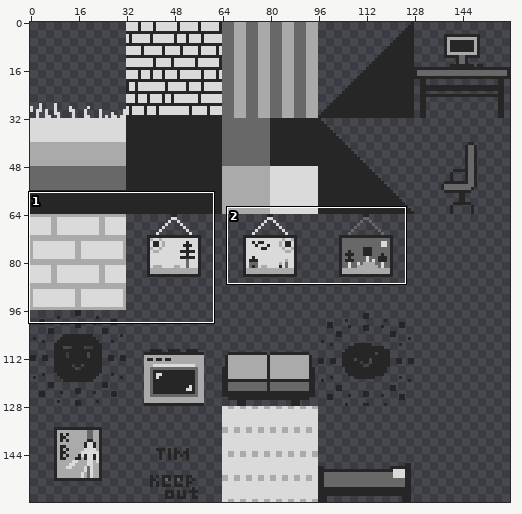
Sprite sheet: assets/ground.png. Above, an overview of the earlier version with the close-up marked.
Close-up. First the earlier version:
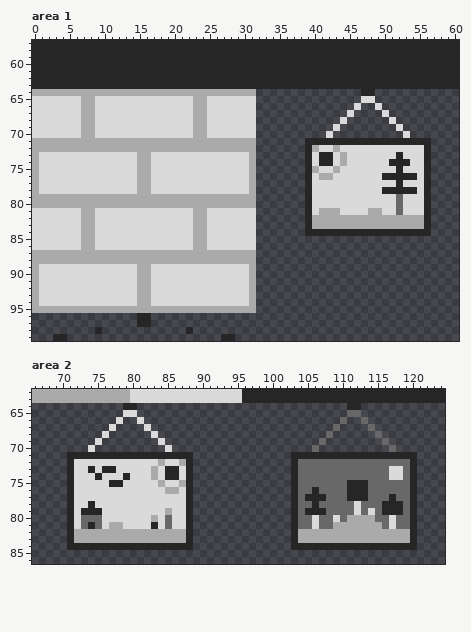
The file is 160x160 pixels. Shown: area 1: x 0..60, y 57..99; area 2: x 66..124, y 62..86. The commit also changed other parts of the picture, which this record leaves out.
After:
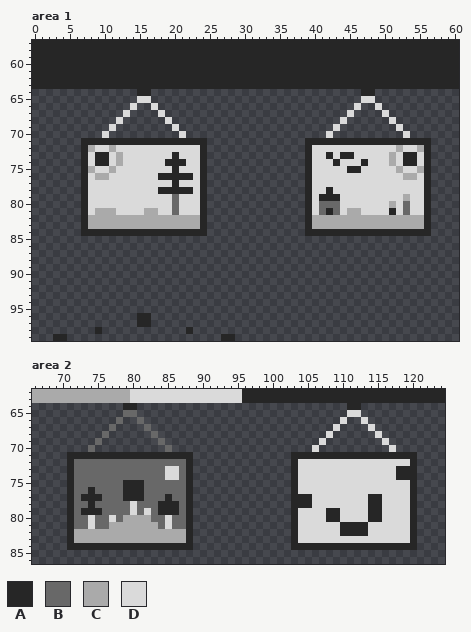
Palette (. is transparent): A #262626  B #686868  C #aaaaaa  D #dadada
The edit:
--- area 1
@@ x 0..60 @@
  63 AAAAAAAAAAAAAAAAAAAAAAAAAAAAAAAAAAAAAAAAAAAAAAAAAAAAAAAAAAAAA
- 64 CCCCCCCCCCCCCCCCCCCCCCCCCCCCCCCC...............AA............
- 65 DDDDDDDCCDDDDDDDDDDDDDDCCDDDDDDD...............DD............
- 66 DDDDDDDCCDDDDDDDDDDDDDDCCDDDDDDD..............D..D...........
- 67 DDDDDDDCCDDDDDDDDDDDDDDCCDDDDDDD.............D....D..........
- 68 DDDDDDDCCDDDDDDDDDDDDDDCCDDDDDDD............D......D.........
- 69 DDDDDDDCCDDDDDDDDDDDDDDCCDDDDDDD...........D........D........
- 70 DDDDDDDCCDDDDDDDDDDDDDDCCDDDDDDD..........D..........D.......
- 71 CCCCCCCCCCCCCCCCCCCCCCCCCCCCCCCC.......AAAAAAAAAAAAAAAAAA....
- 72 CCCCCCCCCCCCCCCCCCCCCCCCCCCCCCCC.......ACDDCDDDDDDDDDDDDA....
- 73 CDDDDDDDDDDDDDDCCDDDDDDDDDDDDDDC.......ADAADCDDDDDDDADDDA....
- 74 CDDDDDDDDDDDDDDCCDDDDDDDDDDDDDDC.......ADAADCDDDDDDAAADDA....
- 75 CDDDDDDDDDDDDDDCCDDDDDDDDDDDDDDC.......ACDDCDDDDDDDDADDDA....
- 76 CDDDDDDDDDDDDDDCCDDDDDDDDDDDDDDC.......ADCCDDDDDDDAAAAADA....
- 77 CDDDDDDDDDDDDDDCCDDDDDDDDDDDDDDC.......ADDDDDDDDDDDDADDDA....
- 78 CDDDDDDDDDDDDDDCCDDDDDDDDDDDDDDC.......ADDDDDDDDDDAAAAADA....
- 79 CCCCCCCCCCCCCCCCCCCCCCCCCCCCCCCC.......ADDDDDDDDDDDDBDDDA....
- 80 CCCCCCCCCCCCCCCCCCCCCCCCCCCCCCCC.......ADDDDDDDDDDDDBDDDA....
- 81 DDDDDDDCCDDDDDDDDDDDDDDCCDDDDDDD.......ADCCCDDDDCCDDBDDDA....
- 82 DDDDDDDCCDDDDDDDDDDDDDDCCDDDDDDD.......ACCCCCCCCCCCCCCCCA....
- 83 DDDDDDDCCDDDDDDDDDDDDDDCCDDDDDDD.......ACCCCCCCCCCCCCCCCA....
- 84 DDDDDDDCCDDDDDDDDDDDDDDCCDDDDDDD.......AAAAAAAAAAAAAAAAAA....
- 85 DDDDDDDCCDDDDDDDDDDDDDDCCDDDDDDD.............................
- 86 DDDDDDDCCDDDDDDDDDDDDDDCCDDDDDDD.............................
- 87 CCCCCCCCCCCCCCCCCCCCCCCCCCCCCCCC.............................
- 88 CCCCCCCCCCCCCCCCCCCCCCCCCCCCCCCC.............................
- 89 CDDDDDDDDDDDDDDCCDDDDDDDDDDDDDDC.............................
- 90 CDDDDDDDDDDDDDDCCDDDDDDDDDDDDDDC.............................
- 91 CDDDDDDDDDDDDDDCCDDDDDDDDDDDDDDC.............................
- 92 CDDDDDDDDDDDDDDCCDDDDDDDDDDDDDDC.............................
- 93 CDDDDDDDDDDDDDDCCDDDDDDDDDDDDDDC.............................
- 94 CDDDDDDDDDDDDDDCCDDDDDDDDDDDDDDC.............................
- 95 CCCCCCCCCCCCCCCCCCCCCCCCCCCCCCCC.............................
+ 64 ...............AA..............................AA............
+ 65 ...............DD..............................DD............
+ 66 ..............D..D............................D..D...........
+ 67 .............D....D..........................D....D..........
+ 68 ............D......D........................D......D.........
+ 69 ...........D........D......................D........D........
+ 70 ..........D..........D....................D..........D.......
+ 71 .......AAAAAAAAAAAAAAAAAA..............AAAAAAAAAAAAAAAAAA....
+ 72 .......ACDDCDDDDDDDDDDDDA..............ADDDDDDDDDDDDCDDCA....
+ 73 .......ADAADCDDDDDDDADDDA..............ADDADAADDDDDCDAADA....
+ 74 .......ADAADCDDDDDDAAADDA..............ADDDADDDADDDCDAADA....
+ 75 .......ACDDCDDDDDDDDADDDA..............ADDDDDAADDDDDCDDCA....
+ 76 .......ADCCDDDDDDDAAAAADA..............ADDDDDDDDDDDDDCCDA....
+ 77 .......ADDDDDDDDDDDDADDDA..............ADDDDDDDDDDDDDDDDA....
+ 78 .......ADDDDDDDDDDAAAAADA..............ADDADDDDDDDDDDDDDA....
+ 79 .......ADDDDDDDDDDDDBDDDA..............ADAAADDDDDDDDDCDDA....
+ 80 .......ADDDDDDDDDDDDBDDDA..............ADBBBDDDDDDDCDBDDA....
+ 81 .......ADCCCDDDDCCDDBDDDA..............ADBABDCCDDDDADBDDA....
+ 82 .......ACCCCCCCCCCCCCCCCA..............ACCCCCCCCCCCCCCCCA....
+ 83 .......ACCCCCCCCCCCCCCCCA..............ACCCCCCCCCCCCCCCCA....
+ 84 .......AAAAAAAAAAAAAAAAAA..............AAAAAAAAAAAAAAAAAA....
+ 85 .............................................................
+ 86 .............................................................
+ 87 .............................................................
+ 88 .............................................................
+ 89 .............................................................
+ 90 .............................................................
+ 91 .............................................................
+ 92 .............................................................
+ 93 .............................................................
+ 94 .............................................................
+ 95 .............................................................
  96 ...............AA............................................
--- area 2
@@ x 66..124 @@
 64 .............AA..............................AA............
-65 .............DD..............................BB............
-66 ............D..D............................B..B...........
-67 ...........D....D..........................B....B..........
-68 ..........D......D........................B......B.........
-69 .........D........D......................B........B........
-70 ........D..........D....................B..........B.......
+65 .............BB..............................DD............
+66 ............B..B............................D..D...........
+67 ...........B....B..........................D....D..........
+68 ..........B......B........................D......D.........
+69 .........B........B......................D........D........
+70 ........B..........B....................D..........D.......
 71 .....AAAAAAAAAAAAAAAAAA..............AAAAAAAAAAAAAAAAAA....
-72 .....ADDDDDDDDDDDDCDDCA..............ABBBBBBBBBBBBBBBBA....
-73 .....ADDADAADDDDDCDAADA..............ABBBBBBBBBBBBBDDBA....
-74 .....ADDDADDDADDDCDAADA..............ABBBBBBBBBBBBBDDBA....
-75 .....ADDDDDAADDDDDCDDCA..............ABBBBBBBAAABBBBBBA....
-76 .....ADDDDDDDDDDDDDCCDA..............ABBABBBBAAABBBBBBA....
-77 .....ADDDDDDDDDDDDDDDDA..............ABAAABBBAAABBBABBA....
-78 .....ADDADDDDDDDDDDDDDA..............ABBABBBBBDBBBAAABA....
-79 .....ADAAADDDDDDDDDCDDA..............ABAAABBBBDBDBAAABA....
-80 .....ADBBBDDDDDDDCDBDDA..............ABBDBBDBCCCCBBDBBA....
-81 .....ADBABDCCDDDDADBDDA..............ABBDBBCCCCCCCBDBBA....
-82 .....ACCCCCCCCCCCCCCCCA..............ACCCCCCCCCCCCCCCCA....
-83 .....ACCCCCCCCCCCCCCCCA..............ACCCCCCCCCCCCCCCCA....
+72 .....ABBBBBBBBBBBBBBBBA..............ADDDDDDDDDDDDDDDDA....
+73 .....ABBBBBBBBBBBBBDDBA..............ADDDDDDDDDDDDDDAAA....
+74 .....ABBBBBBBBBBBBBDDBA..............ADDDDDDDDDDDDDDAAA....
+75 .....ABBBBBBBAAABBBBBBA..............ADDDDDDDDDDDDDDDDA....
+76 .....ABBABBBBAAABBBBBBA..............ADDDDDDDDDDDDDDDDA....
+77 .....ABAAABBBAAABBBABBA..............AAADDDDDDDDAADDDDA....
+78 .....ABBABBBBBDBBBAAABA..............AAADDDDDDDDAADDDDA....
+79 .....ABAAABBBBDBDBAAABA..............ADDDDAADDDDAADDDDA....
+80 .....ABBDBBDBCCCCBBDBBA..............ADDDDAADDDDAADDDDA....
+81 .....ABBDBBCCCCCCCBDBBA..............ADDDDDDAAAADDDDDDA....
+82 .....ACCCCCCCCCCCCCCCCA..............ADDDDDDAAAADDDDDDA....
+83 .....ACCCCCCCCCCCCCCCCA..............ADDDDDDDDDDDDDDDDA....
 84 .....AAAAAAAAAAAAAAAAAA..............AAAAAAAAAAAAAAAAAA....
Pixel boxes of the changes (left, top, right, bottom) in both close-ups:
changed: (32, 89, 256, 313)
changed: (312, 145, 424, 215)
changed: (74, 410, 186, 529)
changed: (298, 410, 410, 543)
